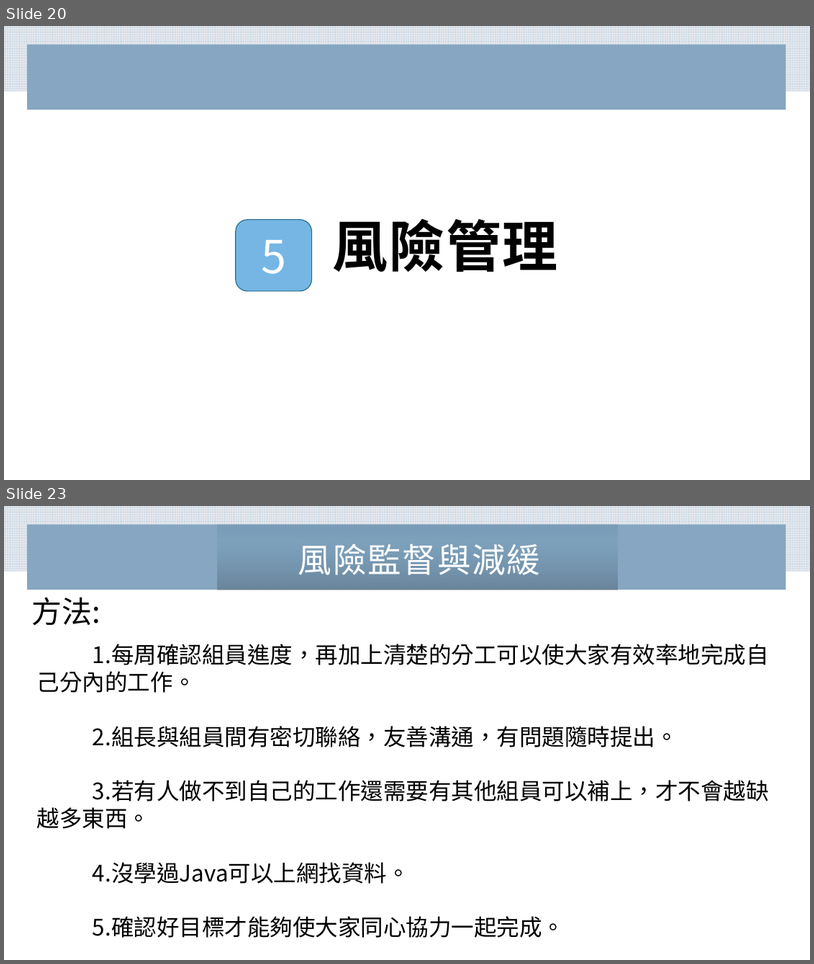
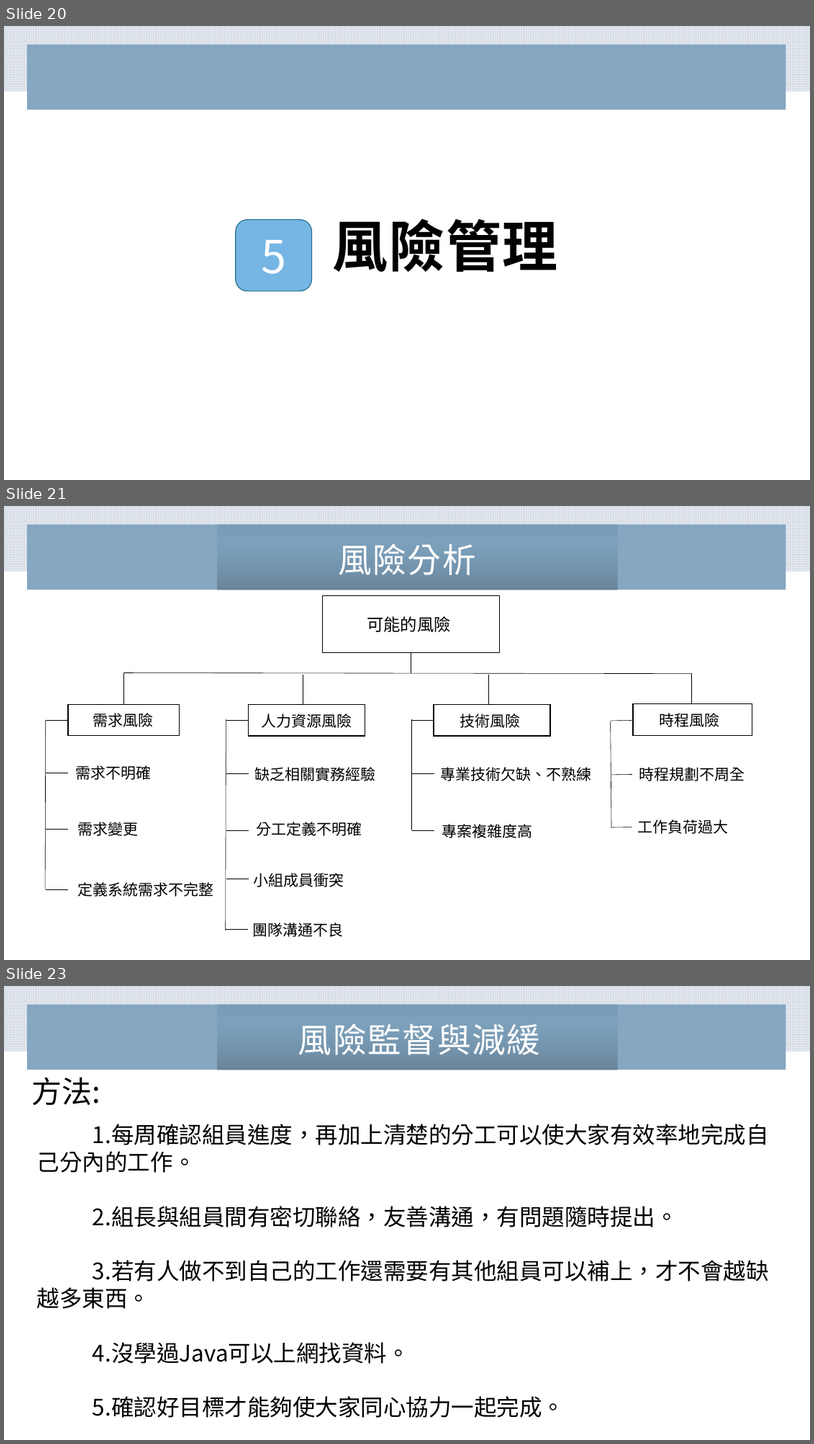
Before and after one commit to Jerrywu108150/se-final-project, a slide deck: 文書/簡報2.pptx. Shown one above the other, each under a label of ours: slides 20 and 23 before the commit, slides 20, 21 and 23 after it; the slides between them are not shown. The pictures are 814x964 and 814x1444 pixels, drawn with LibreOffice and Linux fonts; fonts in the diff are those of the drawing. Boxes give left, top, right and bottom in pixels: in the first picture for what was removed or moved away, otherwise in the second. Text is boxed around its words. In the diff, an @@ line names an element or a change of style, - is before the commit and + after.

```diff
--- a/文書/簡報2.pptx
+++ b/文書/簡報2.pptx
@@ slide 21 added at bbox=[4, 506, 810, 960], background #FFFFFF; not listed: 2 template elements that a slide beside it also shows @@
@@ rectangle added at bbox=[218, 524, 617, 590], fill gradient #000000 to #276F8B to #4A7090 @@
@@ text added at bbox=[338, 543, 476, 575], 40 pt, text #FFFFFF @@
+風險分析
@@ group added at bbox=[45, 595, 752, 937]: 25 lines, 16 texts, 5 rectangles @@
+可能的風險
+需求風險
+人力資源風險
+工作負荷過大
+缺乏相關實務經驗
+時程規劃不周全
+時程風險
+需求不明確
+小組成員衝突
+需求變更
+技術風險
+專業技術欠缺、不熟練
+專案複雜度高
+定義系統需求不完整
+團隊溝通不良
+分工定義不明確
```
Also in this commit, not shown: 2 slides changed, 1 slide removed.
